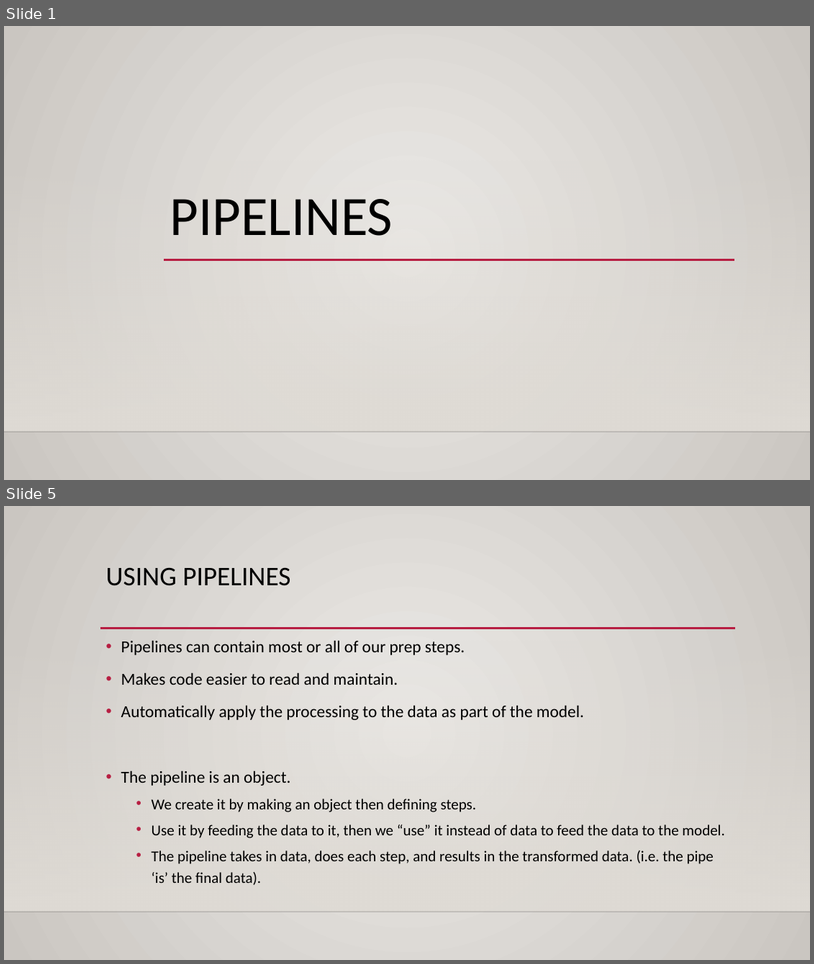
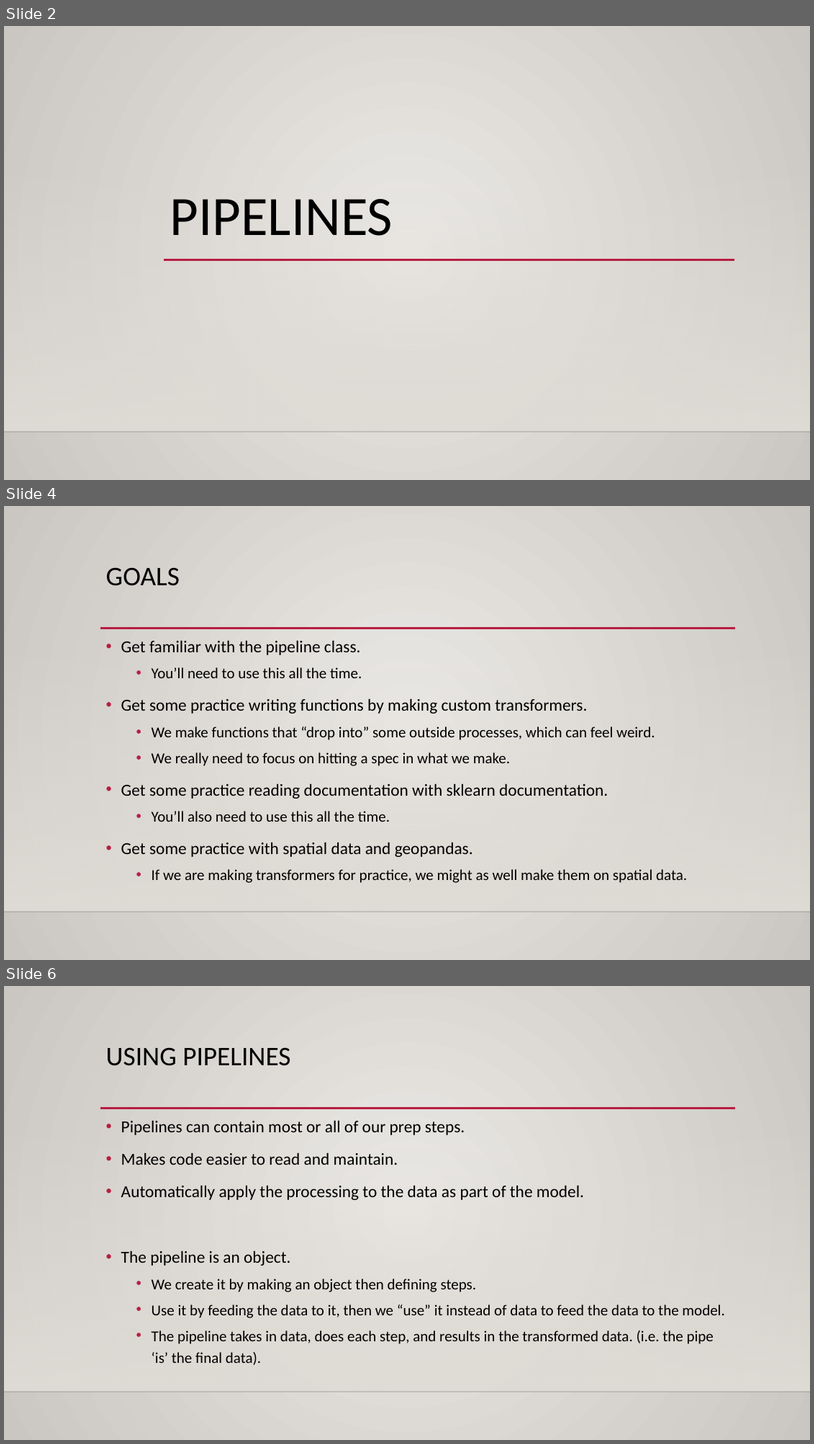
Before and after one commit to AkeemSemperDataScience/Programming_Basics_for_Machine_Learning_Students, a slide deck: reference_material/slides/028_pipelines.pptx. Shown one above the other, each under a label of ours: slides 1 and 5 before the commit, slides 2, 4 and 6 after it; the slides between them are not shown. The pictures are 814x964 and 814x1444 pixels, drawn with LibreOffice and Linux fonts; fonts in the diff are those of the drawing; background and template pictures are left out. Boxes give left, top, right and bottom in pixels: in the first picture for what was removed or moved away, otherwise in the second. Text is boxed around its words. In the diff, an @@ line names an element or a change of style, - is before the commit and + after.

```diff
--- a/reference_material/slides/028_pipelines.pptx
+++ b/reference_material/slides/028_pipelines.pptx
@@ slide 4 added at [4,506,810,960], background gradient #ECEAE7 to #CAC7C1; not listed: 3 template elements that a slide beside it also shows @@
@@ title added at [106,567,180,586], 32 pt, text #000000 @@
+GOALS
@@ text added at [121,640,687,883], 18 pt, text #000000 @@
+• Get familiar with the pipeline class.
+  • You’ll need to use this all the time.
+• Get some practice writing functions by making custom transformers.
+  • We make functions that “drop into” some outside processes, which can feel weird.
+  • We really need to focus on hitting a spec in what we make.
+• Get some practice reading documentation with sklearn documentation.
+  • You’ll also need to use this all the time.
+• Get some practice with spatial data and geopandas.
+  • If we are making transformers for practice, we might as well make them on spatial data.
@@ what was slide 1 is now slide 2 @@
@@ what was slide 5 is now slide 6 @@
```
Also in this commit, not shown: 4 slides changed, 2 other slides added, 6 other files.
